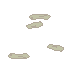
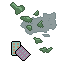
The second 64 × 64 image is a revision of the first. Changes to its layers:
added layer "water" above "condome" over [10, 2, 57, 61]
hid "condome #1" over [8, 14, 64, 59]
